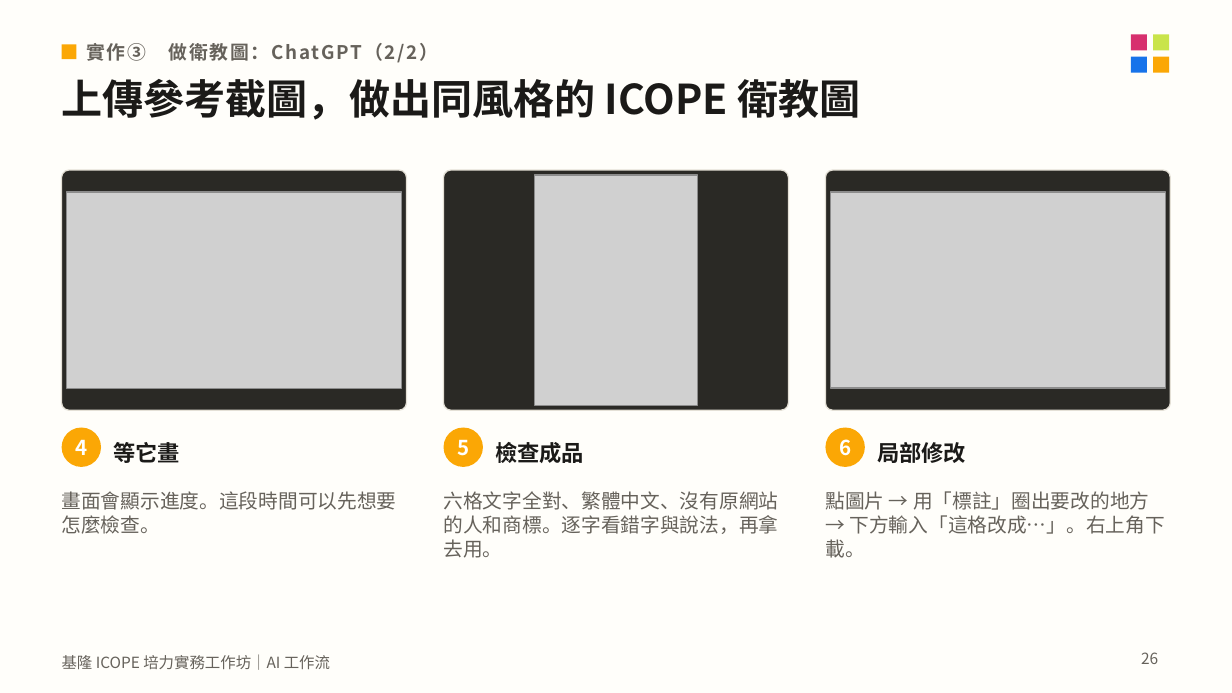
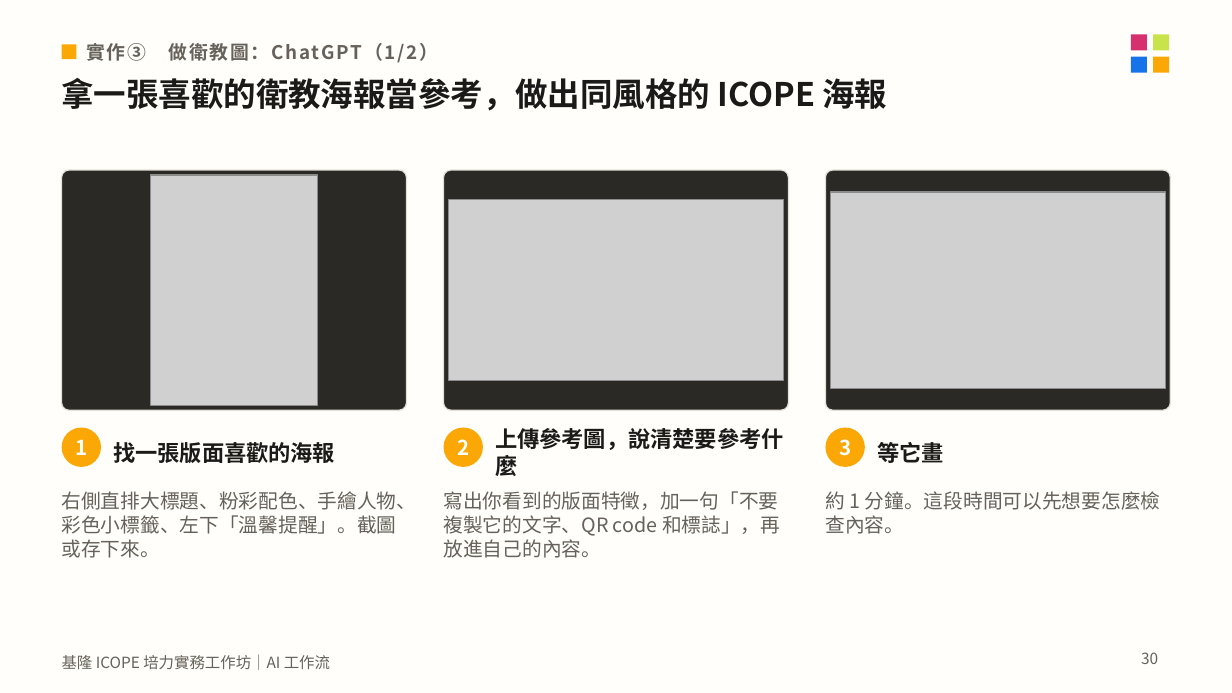
Before and after one commit to mattsue1003/keelung-icope-ai, a slide deck: slide 30 of 基隆ICOPE_AI工作坊_講義.pptx (slide 26 before the commit). Drawn at 1232x693 pixels with LibreOffice and Linux fonts; fonts in the diff are those of the drawing; grey boxes stand for pictures. Boxes give left, top, right and bottom in pixels: in the first picture for what was removed or moved away, otherwise in the second. Text is boxed around its words. In the diff, an @@ line names an element or a change of style, - is before the commit and + after.

```diff
--- a/基隆ICOPE_AI工作坊_講義.pptx
+++ b/基隆ICOPE_AI工作坊_講義.pptx
@@ text at [86, 43, 438, 63]: text changed @@
-實作③ 做衛教圖：ChatGPT（2/2）
+實作③ 做衛教圖：ChatGPT（1/2）
@@ text at [62, 78, 887, 111]: text changed; size 24 to 19 pt @@
-上傳參考截圖，做出同風格的 ICOPE 衛教圖
+拿一張喜歡的衛教海報當參考，做出同風格的 ICOPE 海報
@@ picture: place and size @@
-picture at [67, 192, 402, 388]
+picture at [150, 175, 317, 405]
@@ picture: place and size @@
-picture at [535, 175, 699, 405]
+picture at [448, 200, 784, 381]
@@ text at [75, 439, 87, 455]: text changed @@
-4
+1
@@ text at [113, 442, 335, 463]: text changed @@
-等它畫
+找一張版面喜歡的海報
@@ text at [457, 439, 469, 455]: text changed @@
-5
+2
@@ text at [495, 428, 783, 480]: text changed @@
-檢查成品
+上傳參考圖，說清楚要參考什麼
@@ text at [839, 439, 851, 456]: text changed @@
-6
+3
@@ text at [877, 442, 944, 463]: text changed @@
-局部修改
+等它畫
@@ text at [62, 491, 417, 558]: text changed @@
-畫面會顯示進度。這段時間可以先想要怎麼檢查。
+右側直排大標題、粉彩配色、手繪人物、彩色小標籤、左下「溫馨提醒」。截圖或存下來。
@@ text at [443, 491, 780, 558]: text changed @@
-六格文字全對、繁體中文、沒有原網站的人和商標。逐字看錯字與說法，再拿去用。
+寫出你看到的版面特徵，加一句「不要複製它的文字、QR code 和標誌」，再放進自己的內容。
@@ text at [825, 491, 1161, 534]: text changed @@
-點圖片 → 用「標註」圈出要改的地方 → 下方輸入「這格改成…」。右上角下載。
+約 1 分鐘。這段時間可以先想要怎麼檢查內容。
@@ page number at [1141, 652, 1158, 664]: text changed @@
-26
+30
```
Also in this commit, not shown: 2 other slides changed, 8 slides added, 1 slide removed, 26 other files.
